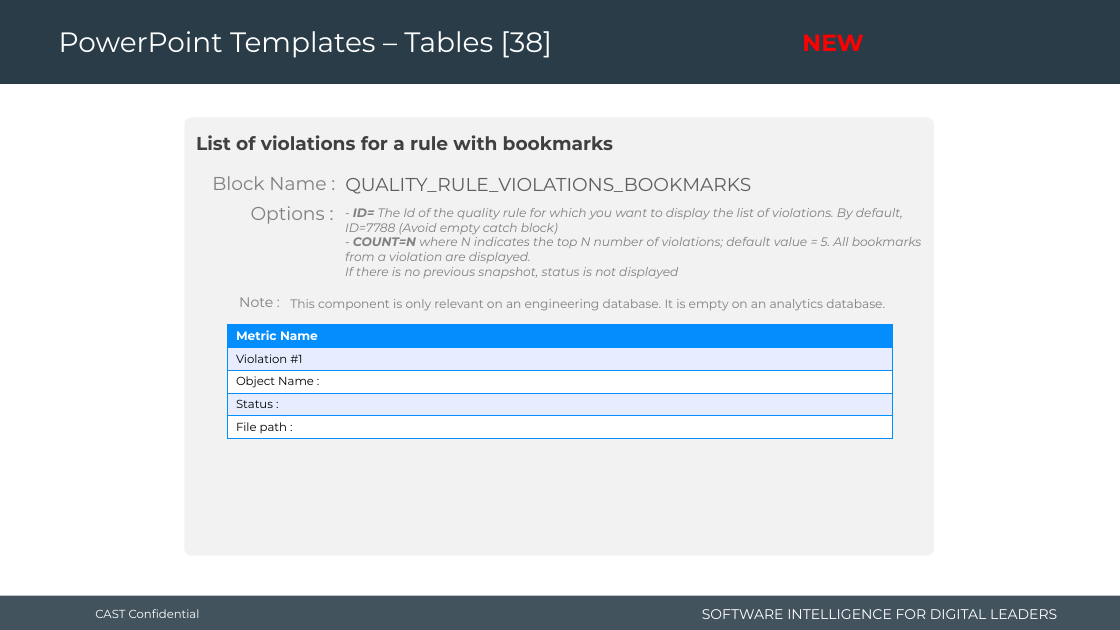
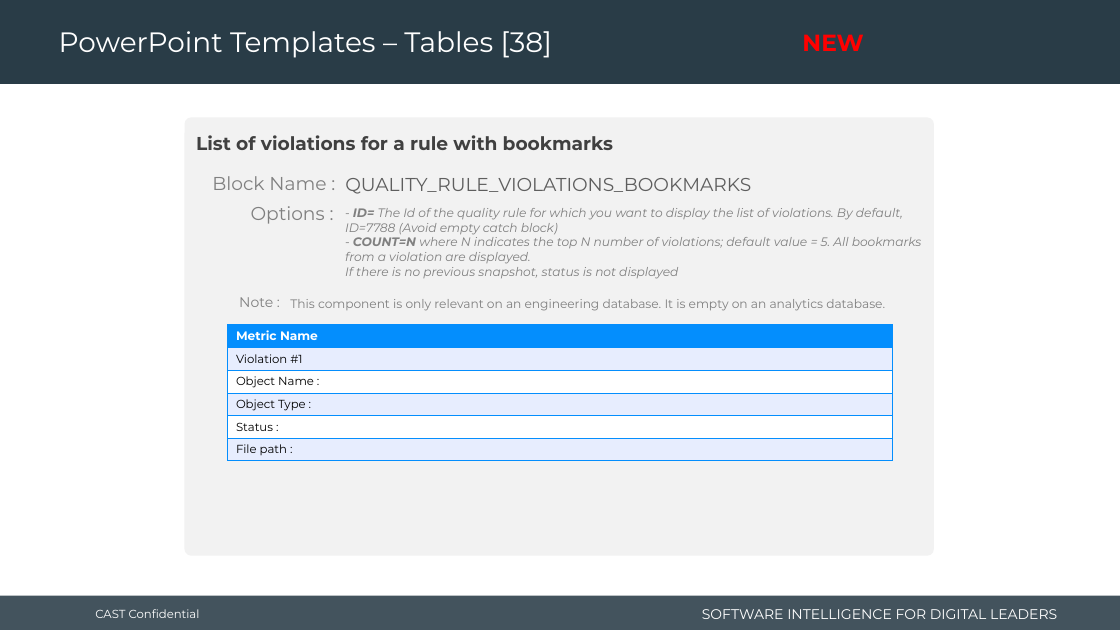
Before and after one commit to CAST-projects/ReportGenerator, a slide deck: slide 70 of CastReporting.Reporting/TemplatesFiles/1- Powerpoint-components-library.pptx. Drawn at 1120x630 pixels with LibreOffice and Linux fonts; fonts in the diff are those of the drawing; background and template pictures are left out. Boxes give left, top, right and bottom in pixels: in the first picture for what was removed or moved away, otherwise in the second. Text is boxed around its words. In the diff, an @@ line names an element or a change of style, - is before the commit and + after.

Commit message:
REPORTGEN-353 : fix issue with objects that have several code fragments

```diff
--- a/CastReporting.Reporting/TemplatesFiles/1- Powerpoint-components-library.pptx
+++ b/CastReporting.Reporting/TemplatesFiles/1- Powerpoint-components-library.pptx
@@ table at [228,324,892,460] @@
+row 4: Object Type :
```
Also in this commit, not shown: 1 other file.
